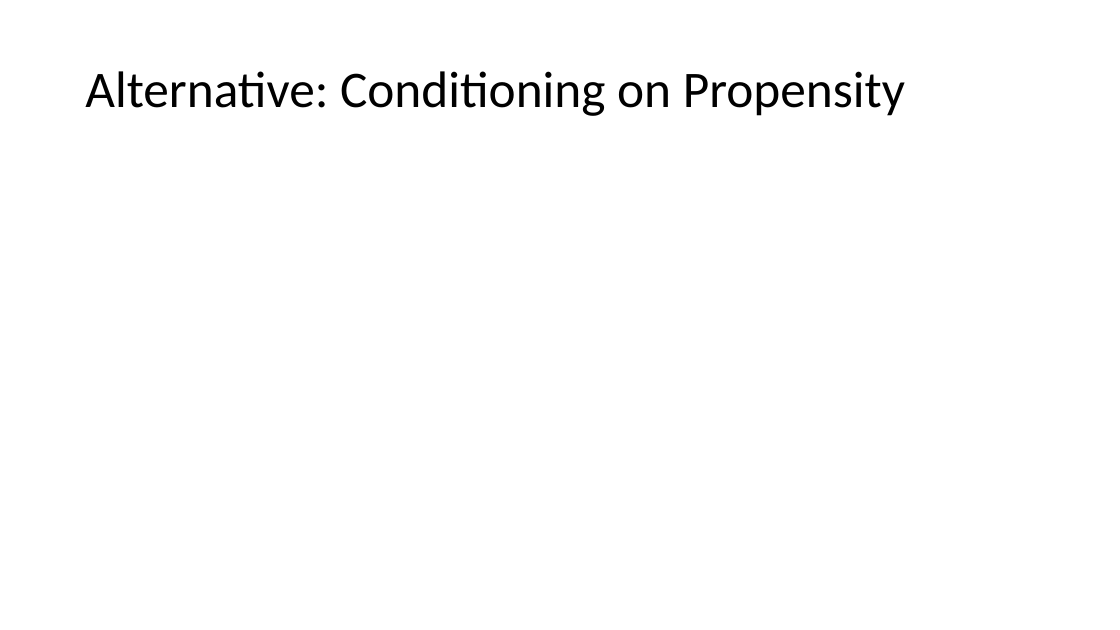
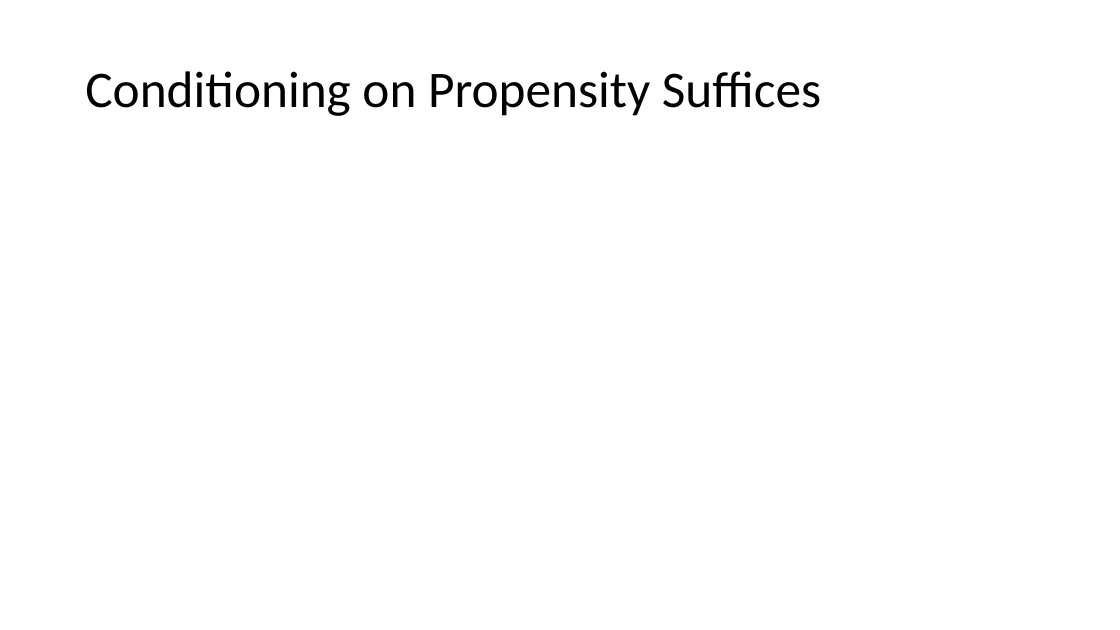
Before and after one commit to stanford-msande228/winter23, a slide deck: slide 40 of MSANDE228_Lecture6_Causality_in_Observational_Data.pptx (slide 31 before the commit). Drawn at 1120x630 pixels with LibreOffice and Linux fonts; fonts in the diff are those of the drawing; grey boxes stand for pictures. Boxes give left, top, right and bottom in pixels: in the first picture for what was removed or moved away, otherwise in the second. Text is boxed around its words. In the diff, an @@ line names an element or a change of style, - is before the commit and + after.

Commit message:
update on lecture

```diff
--- a/MSANDE228_Lecture6_Causality_in_Observational_Data.pptx
+++ b/MSANDE228_Lecture6_Causality_in_Observational_Data.pptx
@@ title at <box>85,71,821,116</box>: text changed @@
-Alternative: Conditioning on Propensity
+Conditioning on Propensity Suffices
```
Also in this commit, not shown: 2 other slides changed, 9 slides added, 1 other file.
